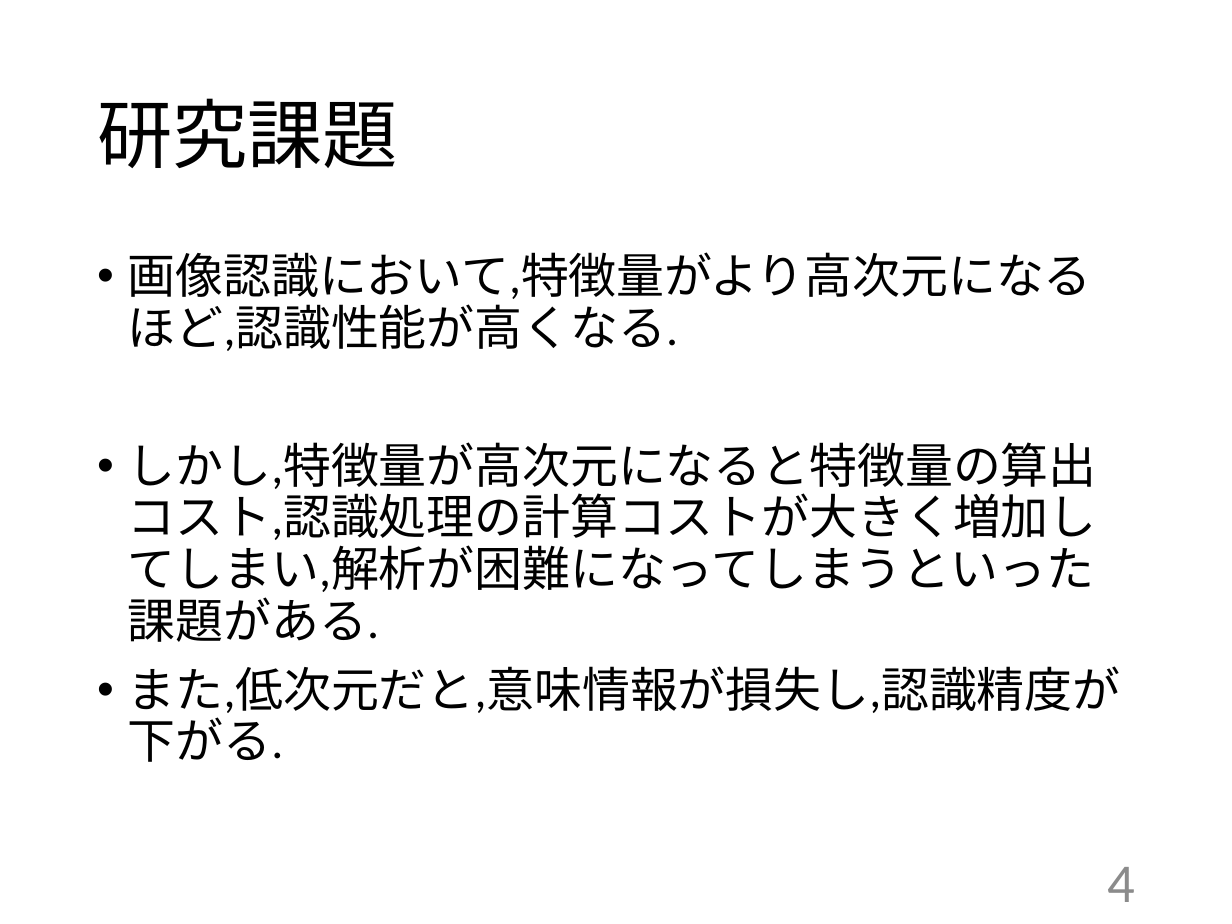
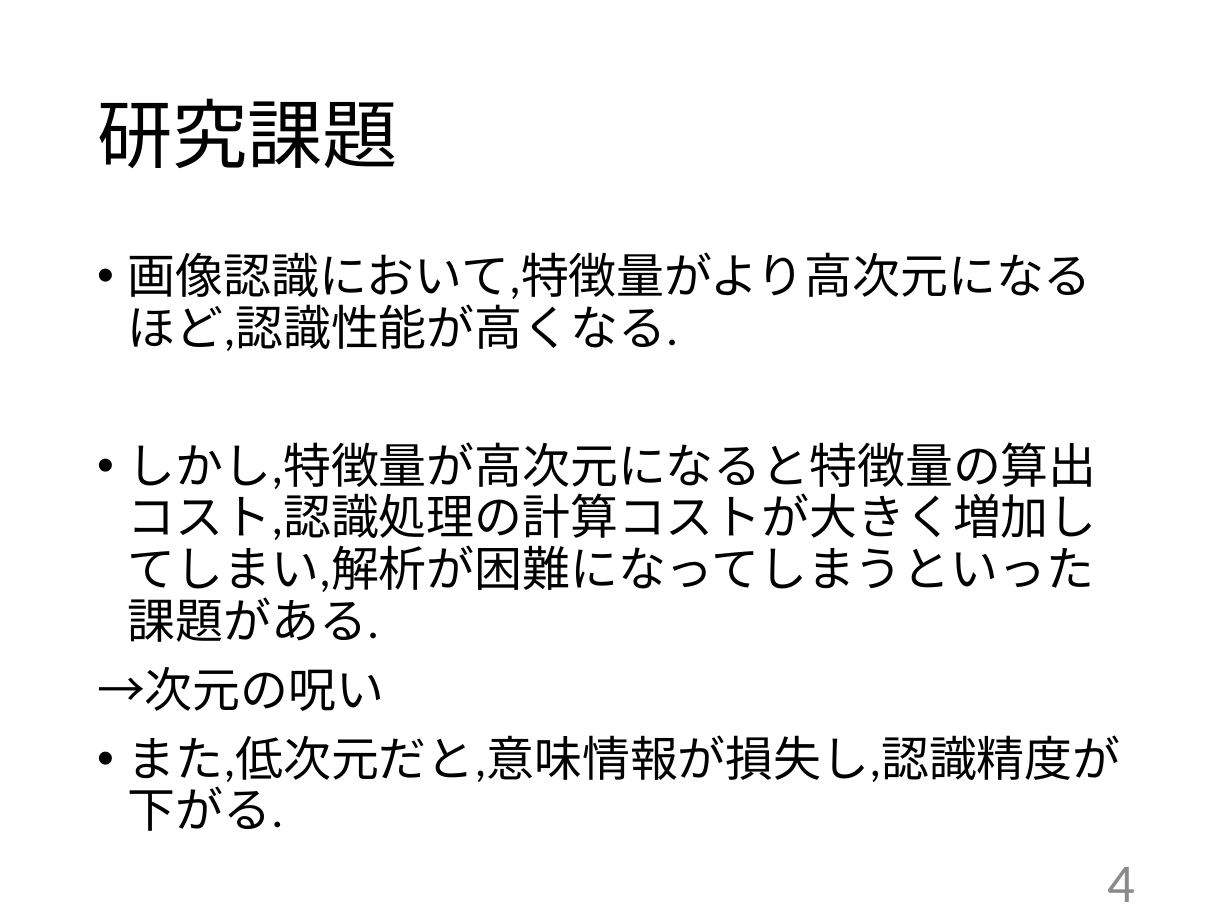
Before and after one commit to kait-takanolab/1821005-yoshioka-thesis, a slide deck: slide 4 of 1821005_中間発表.pptx. Drawn at 1232x924 pixels with LibreOffice and Linux fonts; fonts in the diff are those of the drawing. Boxes give left, top, right and bottom in pixels: in the first picture for what was removed or moved away, otherwise in the second. Text is boxed around its words. In the diff, an @@ line names an element or a change of style, - is before the commit and + after.

```diff
--- a/1821005_中間発表.pptx
+++ b/1821005_中間発表.pptx
@@ text at (x1=97, y1=667, x2=384, y2=711): paragraph added @@
+→次元の呪い
```
Also in this commit, not shown: 3 other slides changed.
